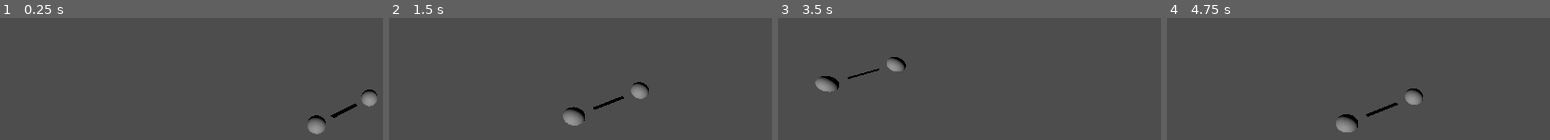
Above: before the commit, frames 1-4 (left to right).
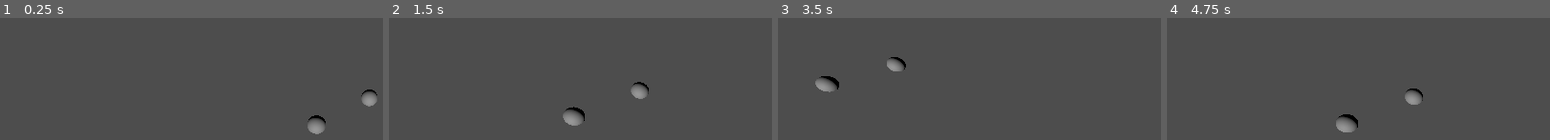
Above: after the commit, the same moments.

Repository: MrNavaStar/void.sys
Game: Godot game, scene res://scenes/test_world_scene.tscn
Same seed, same stepped clock (60 frames per second), same inputs: the game is played once before the commit and once after it. This scene is started directly instead of the project's main scene.
Inputs (mouse positions are in pixels of both pictures, inside the frame that each line leads up to):
- Up to frame 1 (0.25 s): no input
- Up to frame 2 (1.5 s): tap Enter at 0.5 s; move the mouse to (outside the picture) at 0.52 s; press the mouse at (outside the picture) at 0.53 s; hold D (right) 0.53-1.28 s; move the mouse to (outside the picture) at 1.27 s; release the mouse at (outside the picture) at 1.28 s; hold S (down) from 1.28 s (still down); tap Mouse wheel up (zoom_in) at 1.35 s
- Up to frame 3 (3.5 s): move the mouse to (outside the picture) at 2.02 s; release S (down) at 2.03 s; hold D (right) 2.03-2.78 s; tap Mouse wheel down (zoom_out) at 2.1 s; move the mouse to (outside the picture) at 2.77 s; hold W (up) from 2.78 s (still down); click (outside the picture) at 2.85 s
- Up to frame 4 (4.75 s): move the mouse to (outside the picture) at 3.52 s; release W (up) at 3.53 s; hold A (left) from 3.53 s (still down); tap Mouse wheel up (zoom_in) at 3.6 s; move the mouse to (1312, 77) at 4.27 s; tap Mouse wheel down (zoom_out) at 4.35 s

The runs differ from the first frame. In frame 1, 0.2% of the frame differs, in the area x 86-94%, y 70-83%; in frame 2, 0.2%; in frame 3, 0.1%; in frame 4, 0.2%, in the area x 51-61%, y 69-82%.

Commit message:
edge is a scene now

Diff:
--- a/scenes/edge.tscn
+++ b/scenes/edge.tscn
@@ -1,15 +1,6 @@
-[gd_scene load_steps=3 format=3 uid="uid://cquyqjvektgia"]
+[gd_scene load_steps=2 format=3 uid="uid://cquyqjvektgia"]
 
 [ext_resource type="Script" uid="uid://0xe41gbk8ds5" path="res://scripts/edge.gd" id="1_73j6r"]
 
-[sub_resource type="RibbonTrailMesh" id="RibbonTrailMesh_nesyw"]
-shape = 0
-size = 0.475
-section_length = 0.56
-
 [node name="Edge" type="Node3D"]
 script = ExtResource("1_73j6r")
-
-[node name="MeshInstance3D" type="MeshInstance3D" parent="."]
-transform = Transform3D(1, 0, 0, 0, -4.37114e-08, 1, 0, -1, -4.37114e-08, 0, 0, 0)
-mesh = SubResource("RibbonTrailMesh_nesyw")
--- a/scenes/test_world_scene.tscn
+++ b/scenes/test_world_scene.tscn
@@ -9,13 +9,11 @@
 
 [node name="SpaceNodes" type="Node3D" parent="."]
 
-[node name="SpaceNode" parent="SpaceNodes" node_paths=PackedStringArray("connected_nodes") instance=ExtResource("2_kn1xl")]
+[node name="SpaceNode" parent="SpaceNodes" instance=ExtResource("2_kn1xl")]
 transform = Transform3D(1, 0, 0, 0, 1, 0, 0, 0, 1, -3.13281, 4.76837e-07, 0.327127)
-connected_nodes = [NodePath("../SpaceNode2")]
 
-[node name="SpaceNode2" parent="SpaceNodes" node_paths=PackedStringArray("connected_nodes") instance=ExtResource("2_kn1xl")]
+[node name="SpaceNode2" parent="SpaceNodes" instance=ExtResource("2_kn1xl")]
 transform = Transform3D(1, 0, 0, 0, 1, 0, 0, 0, 1, -0.329447, 0, -2.09916)
-connected_nodes = [NodePath("../SpaceNode")]
 
 [node name="Edges" type="Node3D" parent="."]
 
--- a/scripts/edge.gd
+++ b/scripts/edge.gd
@@ -1,12 +1,2 @@
 class_name Edge
 extends Node3D
-
-
-# Called when the node enters the scene tree for the first time.
-func _ready() -> void:
-	pass  # Replace with function body.
-
-
-# Called every frame. 'delta' is the elapsed time since the previous frame.
-func _process(delta: float) -> void:
-	pass
--- a/scripts/edger.gd
+++ b/scripts/edger.gd
@@ -2,49 +2,42 @@
 
 @onready var edges: Node3D = $Edges
 @onready var space_nodes: Node3D = $SpaceNodes
+@onready var edge_prefab: PackedScene = preload("res://scenes/edge.tscn")
 
 
 func _ready() -> void:
 	draw_edges()
 
 
-func _create_edge(node1: SpaceNode, node2: SpaceNode):
+func _create_edge(node1: SpaceNode, node2: SpaceNode) -> void:
 	print("edge_created between %s and %s" % [node1.name, node2.name])
 	var edge_length := node1.position.distance_to(node2.position)
-	# var edge_rotation := node1.position.direction_to(node2.position)
-	var edge := MeshInstance3D.new()
+	var edge_scene := edge_prefab.instantiate() as Edge
+
+	assert(node1.connected_nodes.has(node2))
+	node1.connected_nodes[node2] = edge_scene
+	assert(node2.connected_nodes.has(node1))
+	node2.connected_nodes[node1] = edge_scene
+
 	var ribbon_trail := RibbonTrailMesh.new()
 	ribbon_trail.size = 0.3
 	ribbon_trail.shape = RibbonTrailMesh.SHAPE_FLAT
 	ribbon_trail.sections = 0
 	ribbon_trail.section_length = edge_length / ribbon_trail.sections - 0.4
+
+	var edge := MeshInstance3D.new()
 	edge.mesh = ribbon_trail
-	# WARN: this may need to use global_position if parent nodes get modified
 	edge.position = node1.position + (node2.position - node1.position) / 2
-	edges.add_child(edge)
+
+	edge_scene.add_child(edge)
+	edges.add_child(edge_scene)
 	edge.look_at(node2.position)
 	edge.rotation_degrees.x = -90
 
 
-func draw_edges():
+func draw_edges() -> void:
 	for node: SpaceNode in space_nodes.get_children():
 		var node_id := node.get_instance_id()
-		for neighbour: SpaceNode in node.connected_nodes:
+		for neighbour: SpaceNode in node.connected_nodes.keys():
 			if node_id < neighbour.get_instance_id():
 				_create_edge(node, neighbour)
-
-# skeleton code for using a dedicated edge.tscn scene
-
-# @onready var edge_scene := preload("res://scenes/edge.tscn")
-# func _create_edge(node1: SpaceNode, node2: SpaceNode):
-# 	print("edge_created between %s and %s" % [node1.name, node2.name])
-# 	var edge_length := node1.position.distance_to(node2.position)
-# 	var edge_rotation := node1.position.direction_to(node2.position)
-# 	var edge := edge_scene.instantiate() as Edge
-# 	var edge_model: MeshInstance3D = edge.find_child("MeshInstance3D")
-# 	var ribbon_trail: RibbonTrailMesh = edge_model.mesh
-# 	ribbon_trail.shape = RibbonTrailMesh.SHAPE_FLAT
-# 	ribbon_trail.section_length = edge_length
-# 	edge_model.rotation_degrees = Vector3(-90, edge_rotation.y, 0)
-# 	edge.position = node1.position
-# 	edges.add_child(edge)
--- a/scripts/space_node.gd
+++ b/scripts/space_node.gd
@@ -3,7 +3,7 @@
 
 @onready var info: Label3D = $Info
 
-@export var connected_nodes: Array[SpaceNode] = []
+@export var connected_nodes: Dictionary[SpaceNode, Edge] = {}
 
 var allocated_compute: int = 0
 var hack_cost: int = 0
